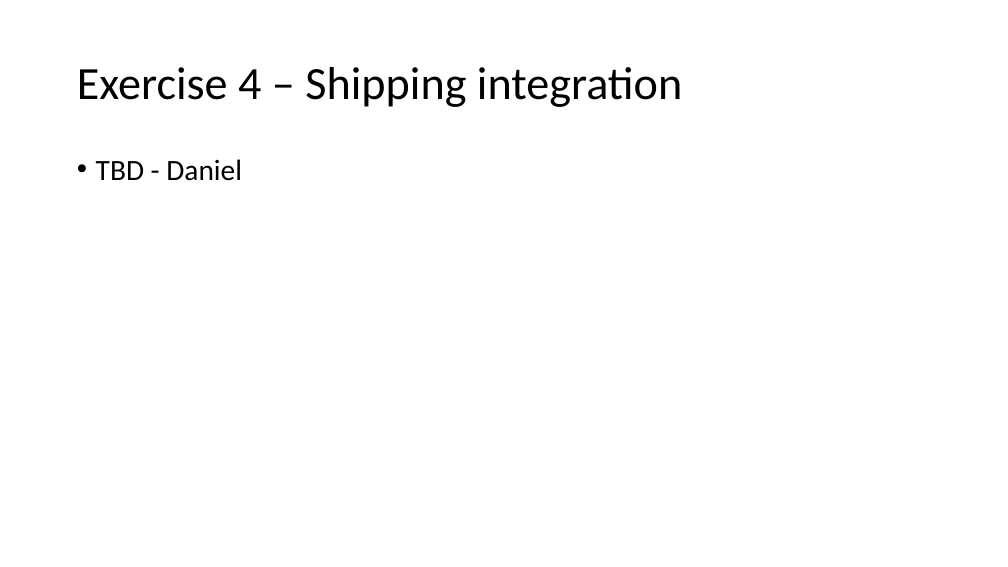
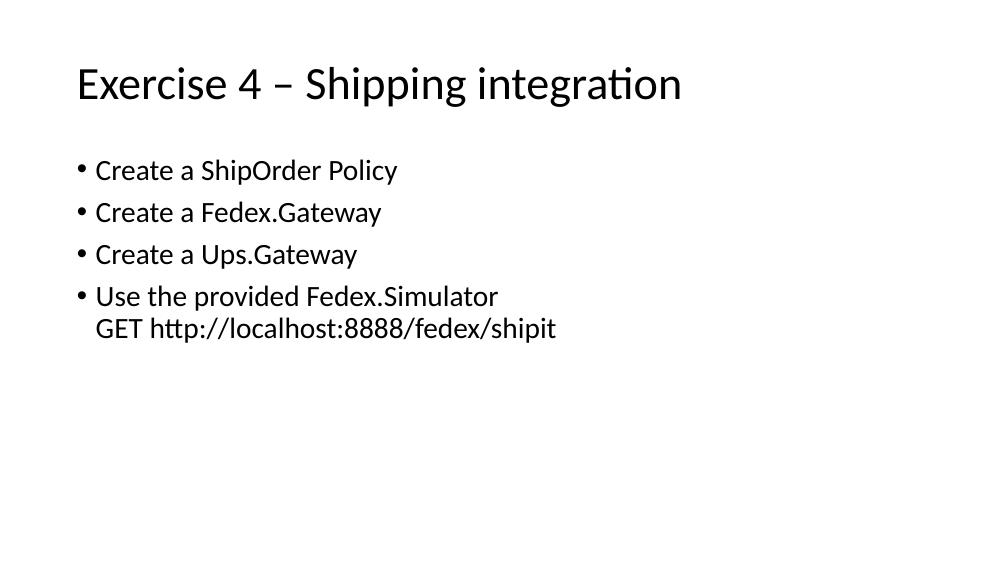
Before and after one commit to Particular/SagaMasterClass, a slide deck: slide 39 of SagaMasterClass.pptx. Drawn at 1008x567 pixels with LibreOffice and Linux fonts; fonts in the diff are those of the drawing. Boxes give left, top, right and bottom in pixels: in the first picture for what was removed or moved away, otherwise in the second. Text is boxed around its words. In the diff, an @@ line names an element or a change of style, - is before the commit and + after.

Commit message:
Exercise 4 & spelling

```diff
--- a/SagaMasterClass.pptx
+++ b/SagaMasterClass.pptx
@@ text at (96,159,557,343): text changed @@
-• TBD - Daniel
+• Create a ShipOrder Policy
+• Create a Fedex.Gateway
+• Create a Ups.Gateway
+• Use the provided Fedex.Simulator
+  GET http://localhost:8888/fedex/shipit
```
Also in this commit, not shown: 1 other slide changed.
